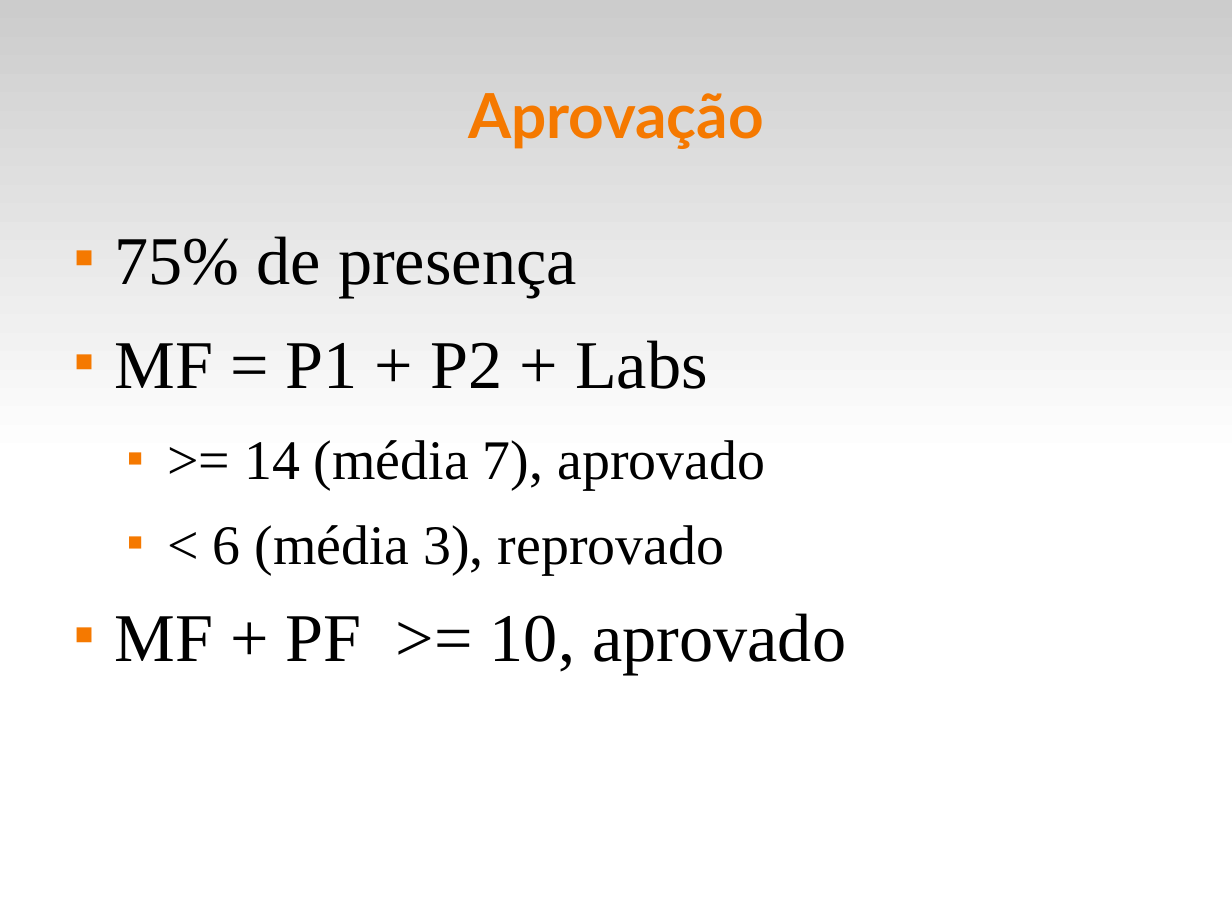
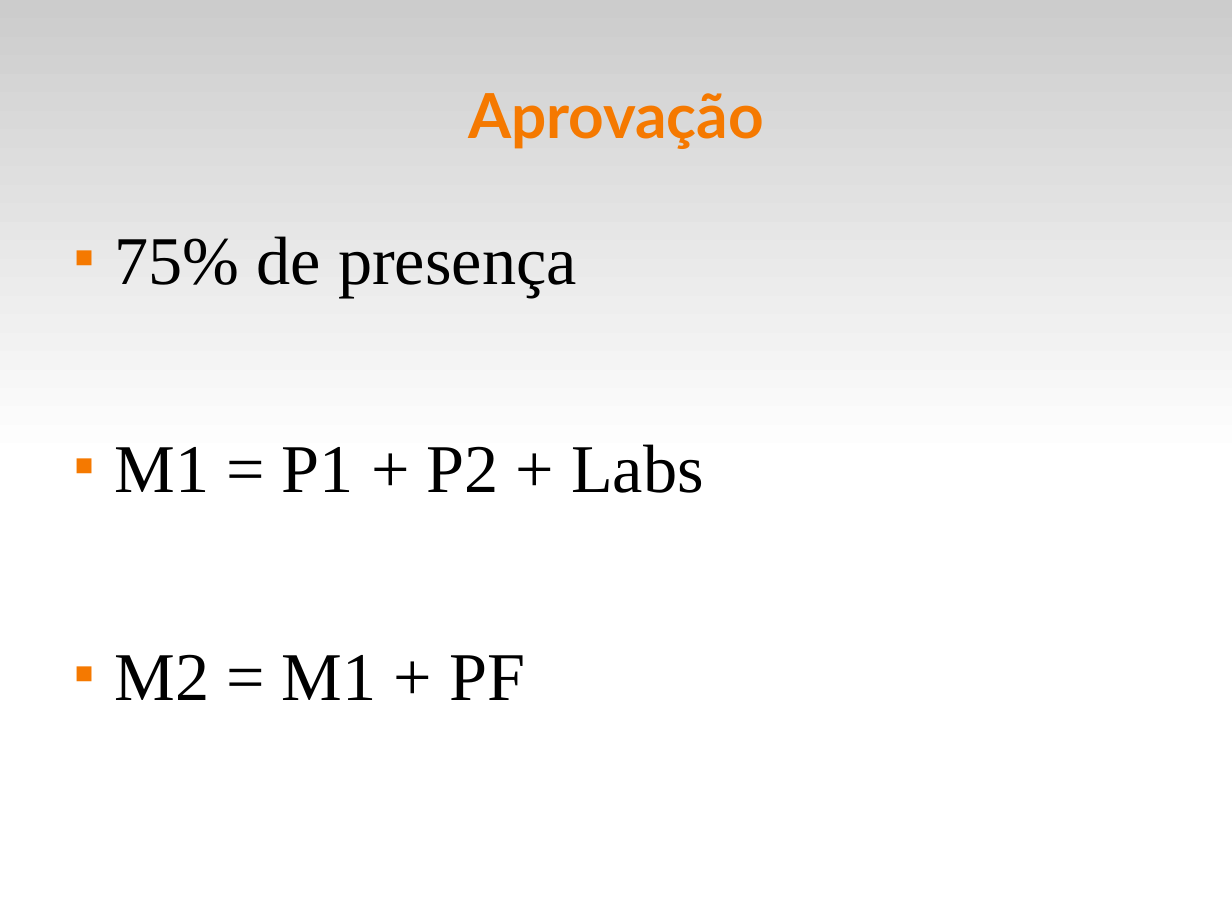
Before and after one commit to fsantanna-uerj/IPD, a slide deck: slide 6 of slides/ipd-00.odp. Drawn at 1232x924 pixels with LibreOffice and Linux fonts; fonts in the diff are those of the drawing. Boxes give left, top, right and bottom in pixels: in the first picture for what was removed or moved away, otherwise in the second. Text is boxed around its words. In the diff, an @@ line names an element or a change of style, - is before the commit and + after.

```diff
--- a/slides/ipd-00.odp
+++ b/slides/ipd-00.odp
@@ text at (x1=114, y1=444, x2=704, y2=700): text changed; size 36 to 44 pt @@
-■ MF = P1 + P2 + Labs
-  ■ >= 14 (média 7), aprovado
-  ■ < 6 (média 3), reprovado
-■ MF + PF >= 10, aprovado
+■ M1 = P1 + P2 + Labs
+■ M2 = M1 + PF
```
Also in this commit, not shown: 1 other file.
